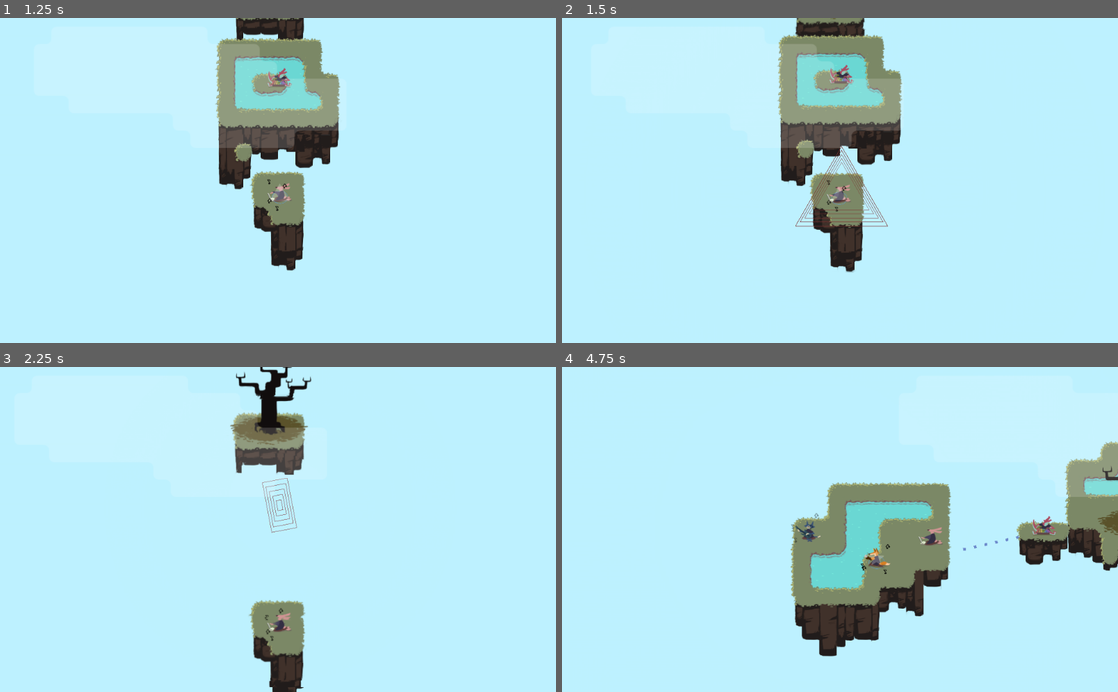
Above: before the commit, frames 1-4 (two rows, left to right).
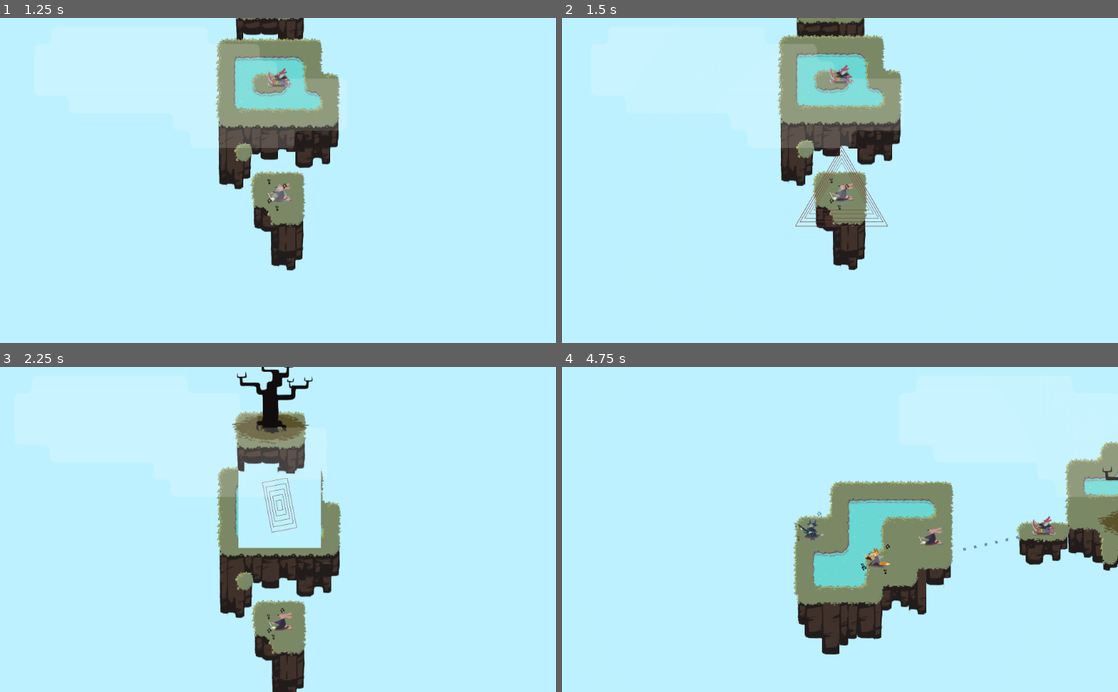
Above: after the commit, the same moments.

Repository: uspgamedev/skyjammers
Game: Godot game, scene res://menus/stage-selector/main.tscn
Two runs of this game, one before a commit and one after it. Both use one fixed random seed, a clock stepped at 60 frames per second and the inputs below. Sound files missing from this copy of the repository are replaced by a short silence.
Inputs:
- Up to frame 1 (1.25 s): click "Baby's Steps" at 0.5 s
- Up to frame 2 (1.5 s): hold Space (action_play) from 1.28 s (still down)
- Up to frame 3 (2.25 s): release Space (action_play) at 2.03 s; tap Space (action_play) at 2.1 s
- Up to frame 4 (4.75 s): hold Space (action_play) 2.78-3.5 s; click "Stage 01" at 3.5 s; tap Space (action_play) at 4.35 s

Frame 1 is identical in both runs. In frame 2, 0.9% of the frame differs, in the area x 41-55%, y 0-79%; in frame 3, 6.1%, in the area x 38-62%, y 0-99%; in frame 4, 2.7%.

Commit message:
mano distorceu, isso q import - pao

Diff:
--- a/game/Instruments/Instrument.gd
+++ b/game/Instruments/Instrument.gd
@@ -13,7 +13,7 @@
 func pulse():
 	var obj = get_node("TextureRect")
 	var tween = get_node("TextureRect/Tween")
-	tween.interpolate_property(obj, "rect_scale", obj.get_scale(), Vector2(25,25), .5, Tween.TRANS_LINEAR, Tween.EASE_IN)
+	tween.interpolate_property(obj, "rect_scale", obj.get_scale(), Vector2(growth,growth), self.duration, Tween.TRANS_LINEAR, Tween.EASE_IN)
 	tween.start()
 
 	var sw = soundWave.instance()
--- a/game/Instruments/Instrument.tscn
+++ b/game/Instruments/Instrument.tscn
@@ -131,8 +131,8 @@
 void fragment(){
 	vec4 displacementPixel = texture(displacement, UV);
 	vec2 pos = SCREEN_UV;
-	pos.x += (displacementPixel.r * 2.0) * 0.0025;
-	pos.y += (displacementPixel.g * 2.0) * 0.0025;
+	pos.x += (displacementPixel.r * 2.0) * 0.0025 * displacementPixel.a;
+	pos.y += (displacementPixel.g * 2.0) * 0.0025 * displacementPixel.a;
 	vec4 pixel = texture(SCREEN_TEXTURE, pos);
 
 	COLOR = pixel;
@@ -146,7 +146,7 @@
 shader_param/displacement = ExtResource( 10 )
 _sections_unfolded = [ "shader_param" ]
 
-[node name="Instrument" type="KinematicBody2D" groups=[
+[node name="Instrument" type="KinematicBody2D" index="0" groups=[
 "bards",
 ]]
 
--- a/game/test/morteabsoluta.tscn
+++ b/game/test/morteabsoluta.tscn
@@ -4,7 +4,7 @@
 [ext_resource path="res://islands/Island.tscn" type="PackedScene" id=2]
 [ext_resource path="res://Instruments/Bass/Bass.tscn" type="PackedScene" id=3]
 
-[node name="Stage" index="0" instance=ExtResource( 1 )]
+[node name="Stage" instance=ExtResource( 1 )]
 
 initial_bard_path = NodePath("Instruments/Bass")
 
